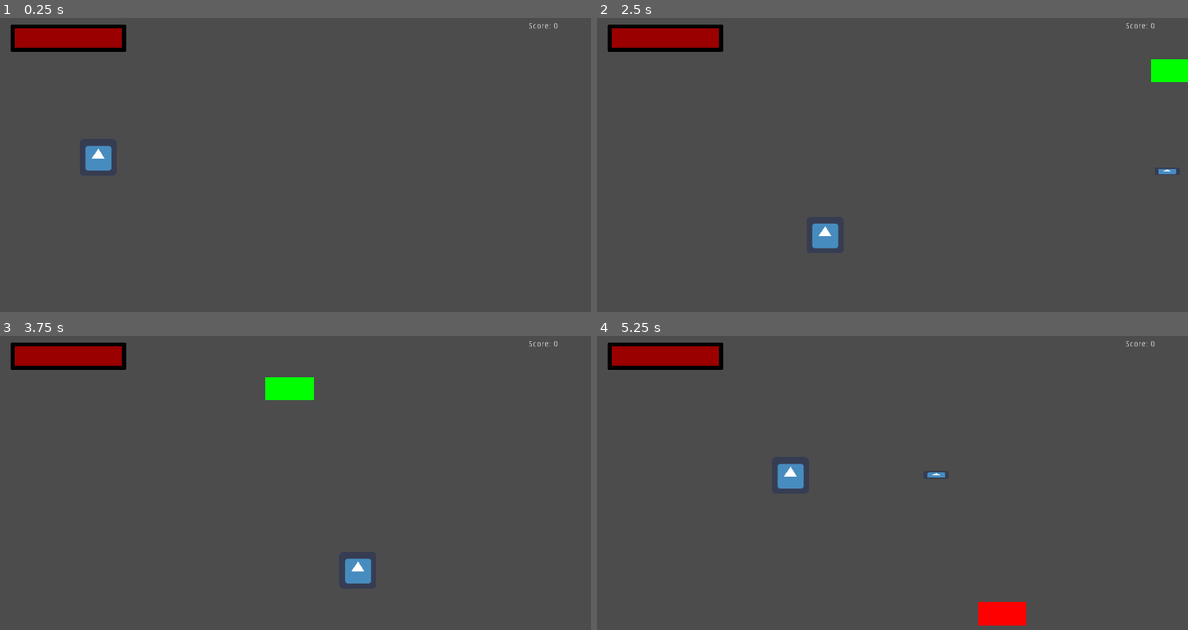
Above: before the commit, frames 1-4 (two rows, left to right).
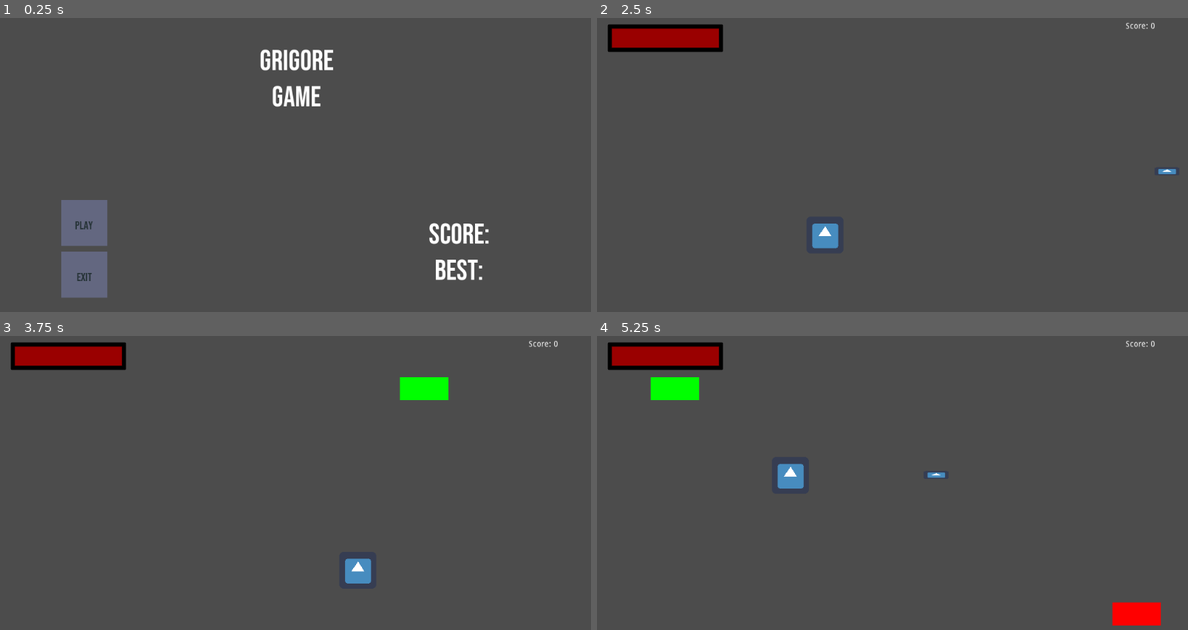
Above: after the commit, the same moments.

Repository: MarinMario/grigore-game-for-school
Game: Godot game, scene res://menu/main_menu.tscn
Same seed, same stepped clock (60 frames per second), same inputs: the game is played once before the commit and once after it. Before the commit the project starts from res://world/world.tscn. The engine's default icon, where the game draws it, is replaced by a stand-in: a white triangle on a blue panel in a dark square.
Inputs (mouse positions are in pixels of both pictures, inside the frame that each line leads up to):
- Up to frame 1 (0.25 s): no input
- Up to frame 2 (2.5 s): click (679, 223) at 0.5 s, where only the run after the commit has a clickable "PLAY"; tap Enter (ui_accept) at 1.25, 2.1, 2.27 s; hold Right (ui_right) 1.28-2.03 s; hold Enter (ui_accept) 1.28-2.03 s; hold Down (ui_down) from 2.03 s (still down)
- Up to frame 3 (3.75 s): tap Enter (ui_accept) at 2.57, 3.6 s; release Down (ui_down) at 2.78 s; hold Right (ui_right) 2.78-3.53 s; hold Enter (ui_accept) 2.78-3.53 s; hold Up (ui_up) from 3.53 s (still down)
- Up to frame 4 (5.25 s): tap Enter (ui_accept) at 3.77, 4.07, 5.1 s; release Up (ui_up) at 4.28 s; hold Enter (ui_accept) 4.28-5.03 s; hold Left (ui_left) from 4.28 s (still down)

The runs differ from the first frame. In frame 1, 6.3% of the frame differs, in the area x 1-95%, y 1-96%; in frame 2, 0.6%; in frame 3, 1.4%; in frame 4, 2.1%.

Commit message:
commit idk 1

Diff:
--- /dev/null
+++ b/Grigore Game/menu/button.gd
@@ -0,0 +1,6 @@
+extends TextureButton
+
+export var text := ""
+
+func _ready():
+	$Label.text = text
--- /dev/null
+++ b/Grigore Game/menu/button.tscn
@@ -0,0 +1,35 @@
+[gd_scene load_steps=6 format=2]
+
+[ext_resource path="res://touch_controls/button.png" type="Texture" id=1]
+[ext_resource path="res://touch_controls/hover_button.png" type="Texture" id=2]
+[ext_resource path="res://menu/button.gd" type="Script" id=3]
+
+[sub_resource type="DynamicFontData" id=1]
+font_path = "res://world/BebasNeue-Regular.ttf"
+
+[sub_resource type="DynamicFont" id=2]
+size = 20
+font_data = SubResource( 1 )
+
+[node name="button" type="TextureButton"]
+margin_left = -1.05263
+margin_right = 178.947
+margin_bottom = 80.0
+texture_normal = ExtResource( 1 )
+texture_pressed = ExtResource( 2 )
+expand = true
+stretch_mode = 5
+script = ExtResource( 3 )
+__meta__ = {
+"_edit_group_": true
+}
+
+[node name="Label" type="Label" parent="."]
+margin_top = 10.0
+margin_right = 180.0
+margin_bottom = 80.0
+custom_fonts/font = SubResource( 2 )
+custom_colors/font_color = Color( 0.14902, 0.2, 0.215686, 1 )
+text = "TEXT"
+align = 1
+valign = 1
--- /dev/null
+++ b/Grigore Game/menu/main_menu.tscn
@@ -0,0 +1,39 @@
+[gd_scene load_steps=4 format=2]
+
+[ext_resource path="res://menu/menu_buttons.tscn" type="PackedScene" id=1]
+
+[sub_resource type="DynamicFontData" id=1]
+font_path = "res://world/BebasNeue-Regular.ttf"
+
+[sub_resource type="DynamicFont" id=2]
+size = 50
+font_data = SubResource( 1 )
+
+[node name="main_menu" type="Node2D"]
+
+[node name="title" type="Label" parent="."]
+margin_left = 2.0
+margin_top = 2.0
+margin_right = 1026.0
+margin_bottom = 226.0
+custom_fonts/font = SubResource( 2 )
+text = "Grigore
+Game"
+align = 1
+valign = 1
+
+[node name="score" type="Label" parent="."]
+margin_left = 567.0
+margin_top = 232.0
+margin_right = 1024.0
+margin_bottom = 600.0
+custom_fonts/font = SubResource( 2 )
+text = "score:
+best:"
+align = 1
+valign = 1
+
+[node name="anims" type="AnimationPlayer" parent="."]
+
+[node name="menu_buttons" parent="." instance=ExtResource( 1 )]
+position = Vector2( 56.4926, 323.371 )
--- /dev/null
+++ b/Grigore Game/menu/menu_buttons.gd
@@ -0,0 +1,9 @@
+extends Node2D
+
+
+func _on_play_pressed():
+	get_tree().change_scene("res://world/world.tscn")
+
+
+func _on_exit_button_up():
+	get_tree().quit()
--- /dev/null
+++ b/Grigore Game/menu/menu_buttons.tscn
@@ -0,0 +1,21 @@
+[gd_scene load_steps=3 format=2]
+
+[ext_resource path="res://menu/menu_buttons.gd" type="Script" id=1]
+[ext_resource path="res://menu/button.tscn" type="PackedScene" id=2]
+
+[node name="menu_buttons" type="Node2D"]
+script = ExtResource( 1 )
+
+[node name="play" parent="." instance=ExtResource( 2 )]
+margin_left = 0.0
+margin_right = 180.0
+text = "PLAY"
+
+[node name="exit" parent="." instance=ExtResource( 2 )]
+margin_left = 0.0
+margin_top = 90.0
+margin_right = 180.0
+margin_bottom = 170.0
+text = "EXIT"
+[connection signal="pressed" from="play" to="." method="_on_play_pressed"]
+[connection signal="button_up" from="exit" to="." method="_on_exit_button_up"]
--- a/Grigore Game/project.godot
+++ b/Grigore Game/project.godot
@@ -16,7 +16,7 @@
 [application]
 
 config/name="Grigore Game"
-run/main_scene="res://world/world.tscn"
+run/main_scene="res://menu/main_menu.tscn"
 config/icon="res://icon.png"
 
 [autoload]
@@ -25,7 +25,7 @@
 
 [display]
 
-window/stretch/mode="2d"
+window/stretch/mode="viewport"
 window/stretch/aspect="keep"
 
 [rendering]
--- /dev/null
+++ b/Grigore Game/touch_controls/buttons.gd
@@ -0,0 +1 @@
+extends CanvasLayer
--- /dev/null
+++ b/Grigore Game/touch_controls/buttons.tscn
@@ -0,0 +1,49 @@
+[gd_scene load_steps=4 format=2]
+
+[ext_resource path="res://touch_controls/buttons.gd" type="Script" id=1]
+[ext_resource path="res://touch_controls/button.png" type="Texture" id=2]
+[ext_resource path="res://touch_controls/hover_button.png" type="Texture" id=3]
+
+[node name="buttons" type="CanvasLayer"]
+script = ExtResource( 1 )
+
+[node name="Node2D" type="Node2D" parent="."]
+position = Vector2( 112.78, 427.539 )
+__meta__ = {
+"_edit_group_": true
+}
+
+[node name="down" type="TouchScreenButton" parent="Node2D"]
+position = Vector2( 0, 70 )
+normal = ExtResource( 2 )
+pressed = ExtResource( 3 )
+action = "ui_down"
+visibility_mode = 1
+
+[node name="left" type="TouchScreenButton" parent="Node2D"]
+position = Vector2( -70, 35 )
+normal = ExtResource( 2 )
+pressed = ExtResource( 3 )
+action = "ui_left"
+visibility_mode = 1
+
+[node name="shoot" type="TouchScreenButton" parent="Node2D"]
+position = Vector2( 731.169, 11.9428 )
+scale = Vector2( 1.76177, 1.60596 )
+normal = ExtResource( 2 )
+pressed = ExtResource( 3 )
+action = "ui_accept"
+visibility_mode = 1
+
+[node name="right" type="TouchScreenButton" parent="Node2D"]
+position = Vector2( 70, 35 )
+normal = ExtResource( 2 )
+pressed = ExtResource( 3 )
+action = "ui_right"
+visibility_mode = 1
+
+[node name="up" type="TouchScreenButton" parent="Node2D"]
+normal = ExtResource( 2 )
+pressed = ExtResource( 3 )
+action = "ui_up"
+visibility_mode = 1
--- a/Grigore Game/world/world.tscn
+++ b/Grigore Game/world/world.tscn
@@ -1,10 +1,13 @@
-[gd_scene load_steps=3 format=2]
+[gd_scene load_steps=4 format=2]
 
 [ext_resource path="res://world/world.gd" type="Script" id=1]
 [ext_resource path="res://player/player.tscn" type="PackedScene" id=2]
+[ext_resource path="res://touch_controls/buttons.tscn" type="PackedScene" id=3]
 
 [node name="world" type="Node2D"]
 script = ExtResource( 1 )
 
 [node name="player" parent="." instance=ExtResource( 2 )]
 position = Vector2( 170, 249 )
+
+[node name="buttons" parent="." instance=ExtResource( 3 )]
Not shown, added: Grigore Game/export_presets.cfg
Binary file added: Grigore Game/touch_controls/button.png
Not shown, added: Grigore Game/touch_controls/button.png.import
Binary file added: Grigore Game/touch_controls/hover_button.png
Not shown, added: Grigore Game/touch_controls/hover_button.png.import
Binary file added: Grigore Game/world/BebasNeue-Regular.ttf
